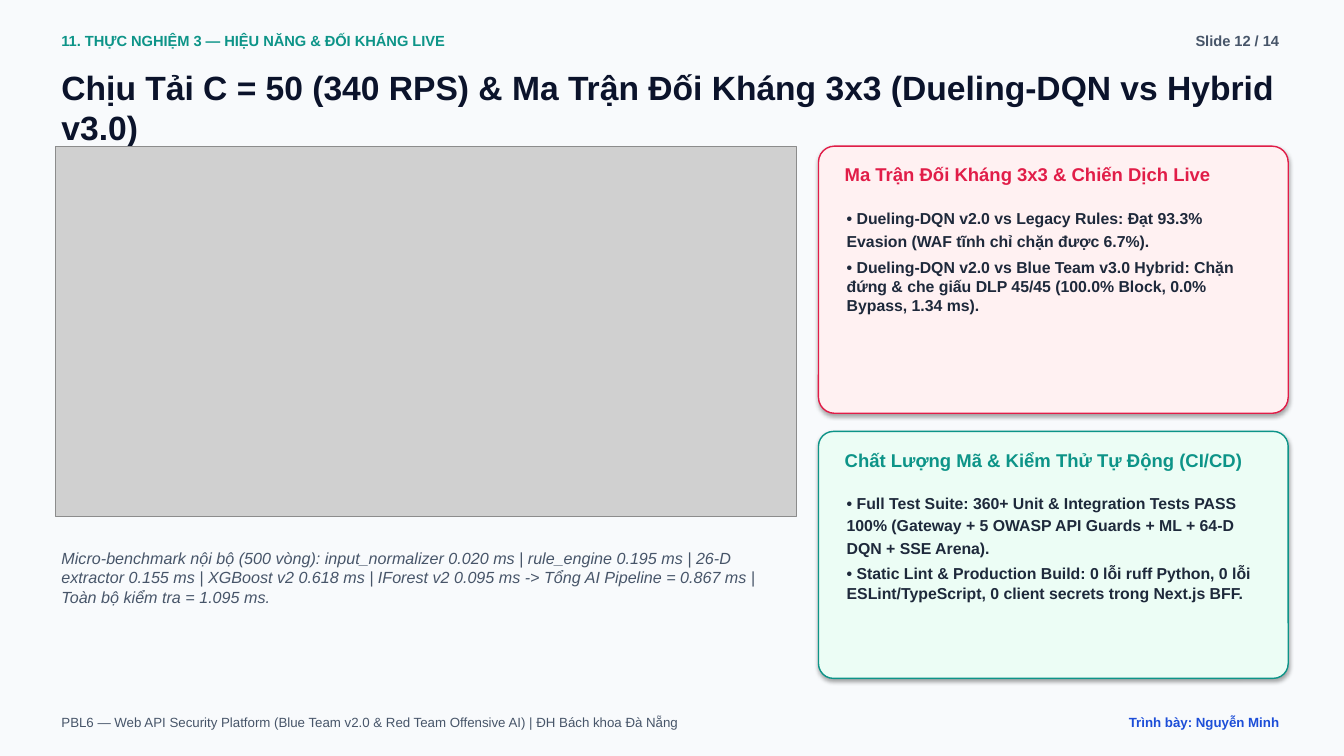
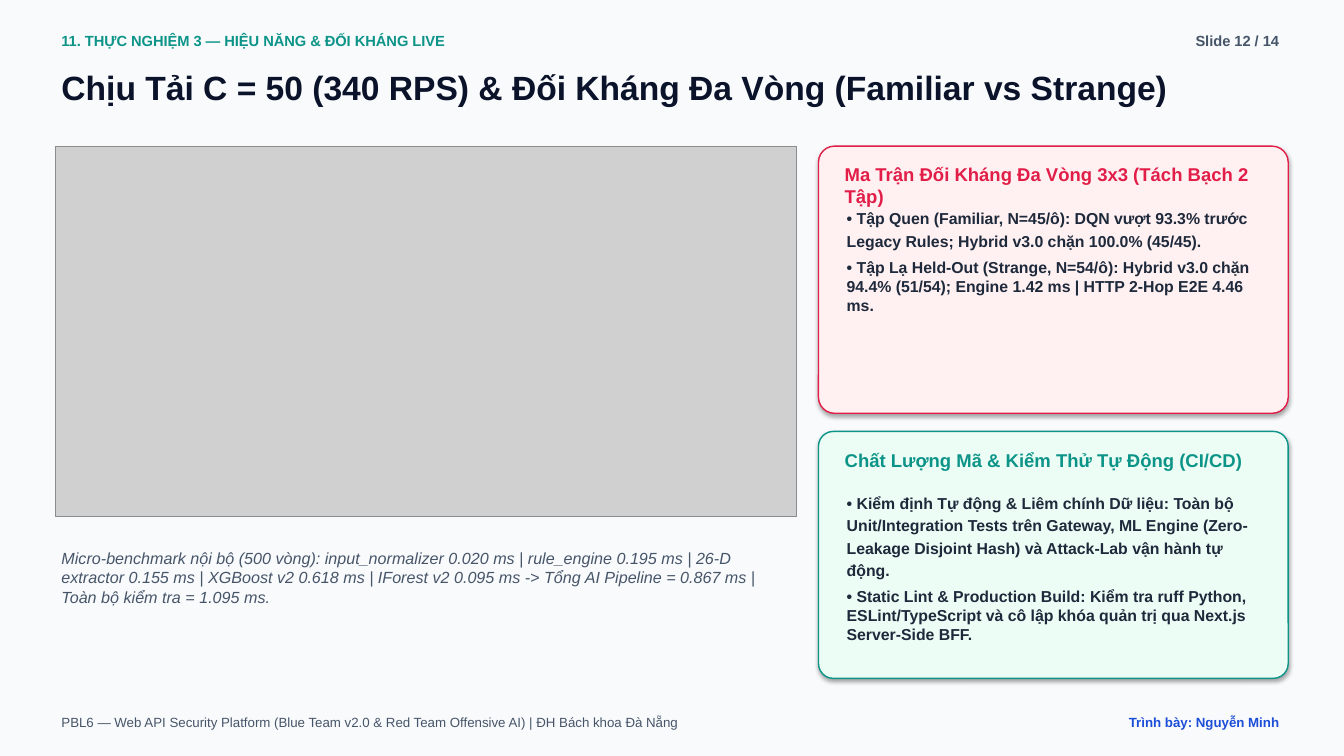
Before and after one commit to vcongggggg/pbl6, a slide deck: slide 12 of docs/reports/PBL6_Academic_Defense_Slides.pptx. Drawn at 1344x756 pixels with LibreOffice and Linux fonts; fonts in the diff are those of the drawing; grey boxes stand for pictures. Boxes give left, top, right and bottom in pixels: in the first picture for what was removed or moved away, otherwise in the second. Text is boxed around its words. In the diff, an @@ line names an element or a change of style, - is before the commit and + after.

Commit message:
feat(v3): complete Phase A remediation, empirical evidence & UI fix (pbl6-v3-fix-round-001)
- A1.1: measure operational (0.00% on 1,715 benign) vs strict FPR (Schema OFF 4.0% B1000 vs Schema ON 8.5% B1000 / 26.67% REST) in docs/reports/fp_v3_measurement.json
- A1.2 (D2): measure real 2-hop TCP HTTP E2E latency across 3,000 CSIC 2010 requests (mean=4.465ms, p50=4.252ms, p95=5.888ms, p99=7.260ms) in docs/reports/latency_e2e_v3_csic.json
- A1.3 (D3): verify 0 canonical hash overlap across defense_v2 (46,187 rows), CSIC 2010, and benchmark_1000_diverse with ml-engine/tests/test_zero_leakage_disjoint.py
- A2: replace hardcoded 88.0 DQN telemetry with 4-round closed-loop episodes and add 18-vector held-out Strange suite (Familiar 100.0% 45/45, Strange 94.4% 51/54) + dual fig5 chart
- A3: document schema_validation_enabled=False default per >5% strict FP rule and remove 'role' from /users/profile/update/ in BUILTIN_TARGET_SPEC
- A4: default sync_to_soc=False in Arena API/UI, guard campaign_report.json in runner.py, enforce CWE-918 Cyber Range whitelist on /dashboard/simulate target_url, allow Docker vulnerable-api recon, and make sync_thesis_documents.py 100% JSON-driven
- A5: fix ThreatTimelineChart h-[340px] overflow occluding Attack & Protocol Mix box on 1920x1080 and expose all 11 Quick Simulator vectors

```diff
--- a/docs/reports/PBL6_Academic_Defense_Slides.pptx
+++ b/docs/reports/PBL6_Academic_Defense_Slides.pptx
@@ text at (61,74,1167,107): text changed @@
-Chịu Tải C = 50 (340 RPS) & Ma Trận Đối Kháng 3x3 (Dueling-DQN vs Hybrid v3.0)
+Chịu Tải C = 50 (340 RPS) & Đối Kháng Đa Vòng (Familiar vs Strange)
@@ text at (845,167,1248,207): text changed @@
-Ma Trận Đối Kháng 3x3 & Chiến Dịch Live
+Ma Trận Đối Kháng Đa Vòng 3x3 (Tách Bạch 2 Tập)
@@ text at (847,212,1249,311): text changed @@
-• Dueling-DQN v2.0 vs Legacy Rules: Đạt 93.3% Evasion (WAF tĩnh chỉ chặn được 6.7%).
-• Dueling-DQN v2.0 vs Blue Team v3.0 Hybrid: Chặn đứng & che giấu DLP 45/45 (100.0% Block, 0.0% Bypass, 1.34 ms).
+• Tập Quen (Familiar, N=45/ô): DQN vượt 93.3% trước Legacy Rules; Hybrid v3.0 chặn 100.0% (45/45).
+• Tập Lạ Held-Out (Strange, N=54/ô): Hybrid v3.0 chặn 94.4% (51/54); Engine 1.42 ms | HTTP 2-Hop E2E 4.46 ms.
@@ text at (847,496,1248,640): text changed @@
-• Full Test Suite: 360+ Unit & Integration Tests PASS 100% (Gateway + 5 OWASP API Guards + ML + 64-D DQN + SSE Arena).
-• Static Lint & Production Build: 0 lỗi ruff Python, 0 lỗi ESLint/TypeScript, 0 client secrets trong Next.js BFF.
+• Kiểm định Tự động & Liêm chính Dữ liệu: Toàn bộ Unit/Integration Tests trên Gateway, ML Engine (Zero-Leakage Disjoint Hash) và Attack-Lab vận hành tự động.
+• Static Lint & Production Build: Kiểm tra ruff Python, ESLint/TypeScript và cô lập khóa quản trị qua Next.js Server-Side BFF.
```
Also in this commit, not shown: 4 other slides changed, 27 other files.
